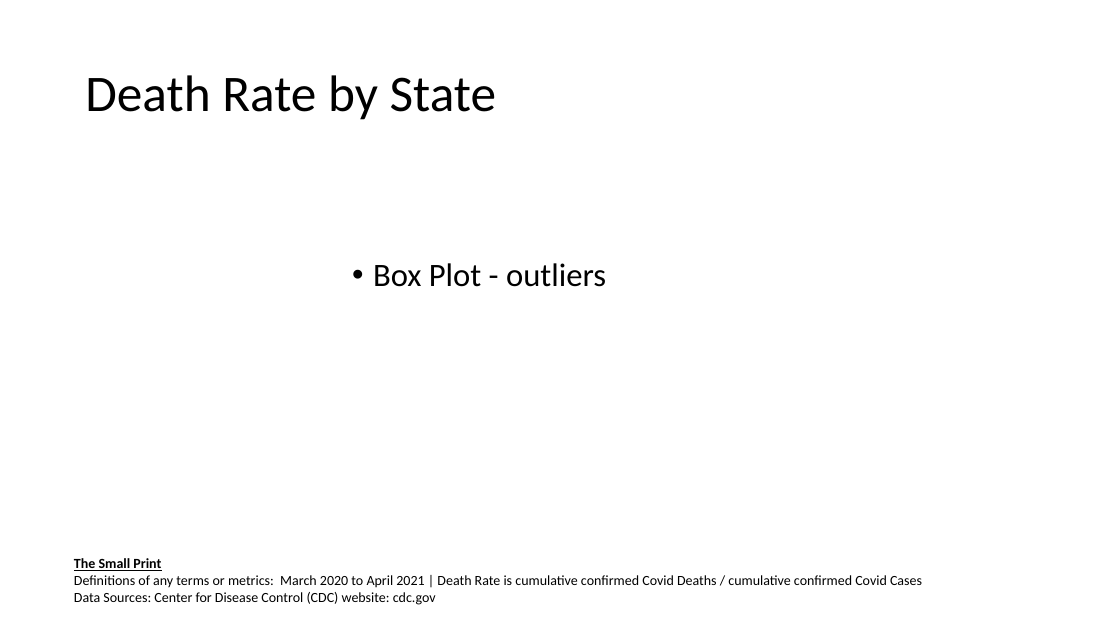
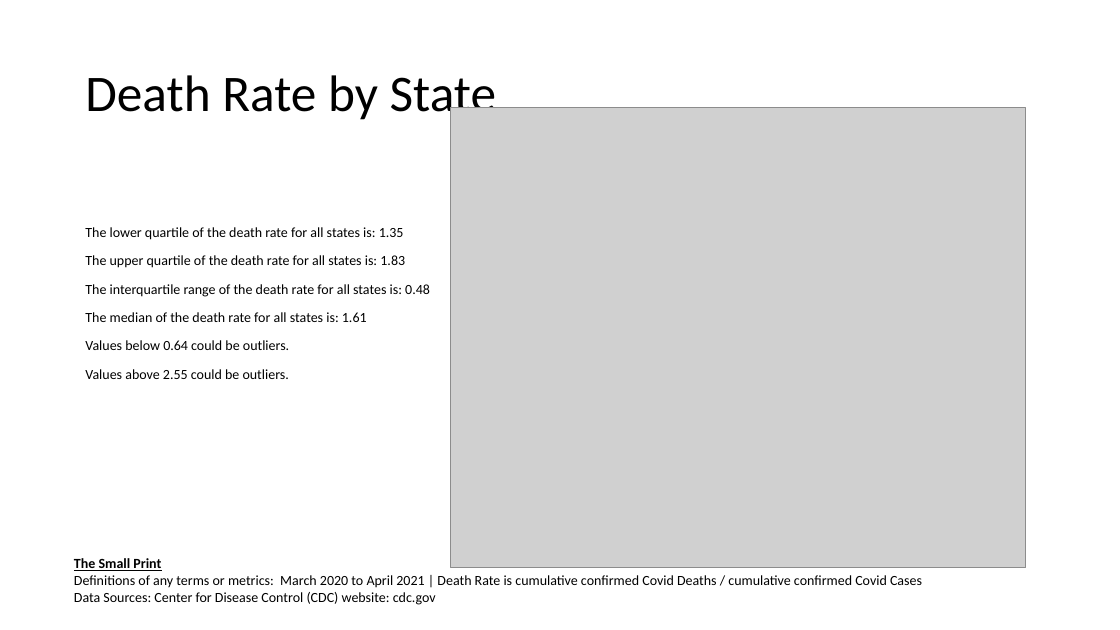
Before and after one commit to jenniecinelli/project_one, a slide deck: slide 4 of Folder0/Presentation.pptx. Drawn at 1120x630 pixels with LibreOffice and Linux fonts; fonts in the diff are those of the drawing; grey boxes stand for pictures. Boxes give left, top, right and bottom in pixels: in the first picture for what was removed or moved away, otherwise in the second. Text is boxed around its words. In the diff, an @@ line names an element or a change of style, - is before the commit and + after.

```diff
--- a/Folder0/Presentation.pptx
+++ b/Folder0/Presentation.pptx
@@ picture added at [451,108,1027,568] @@
@@ text added at [85,227,430,379], 12 pt, text #000000 @@
+The lower quartile of the death rate for all states is: 1.35
+The upper quartile of the death rate for all states is: 1.83
+The interquartile range of the death rate for all states is: 0.48
+The median of the death rate for all states is: 1.61
+Values below 0.64 could be outliers.
+Values above 2.55 could be outliers.
@@ text removed at [373,263,606,287] @@
-• Box Plot - outliers
```
Also in this commit, not shown: 3 other files.
